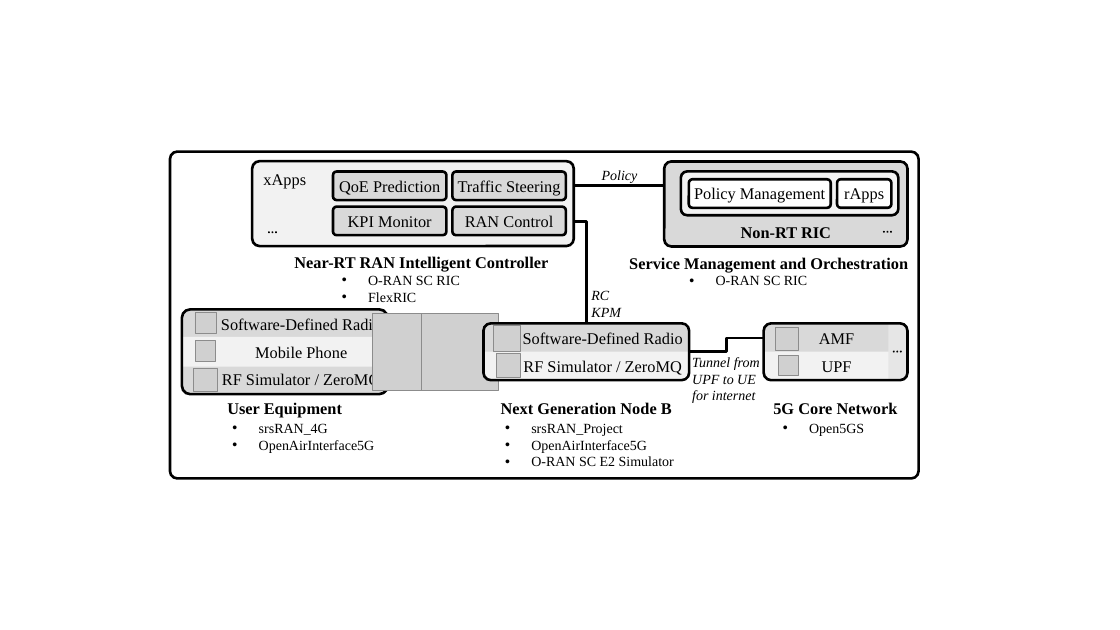
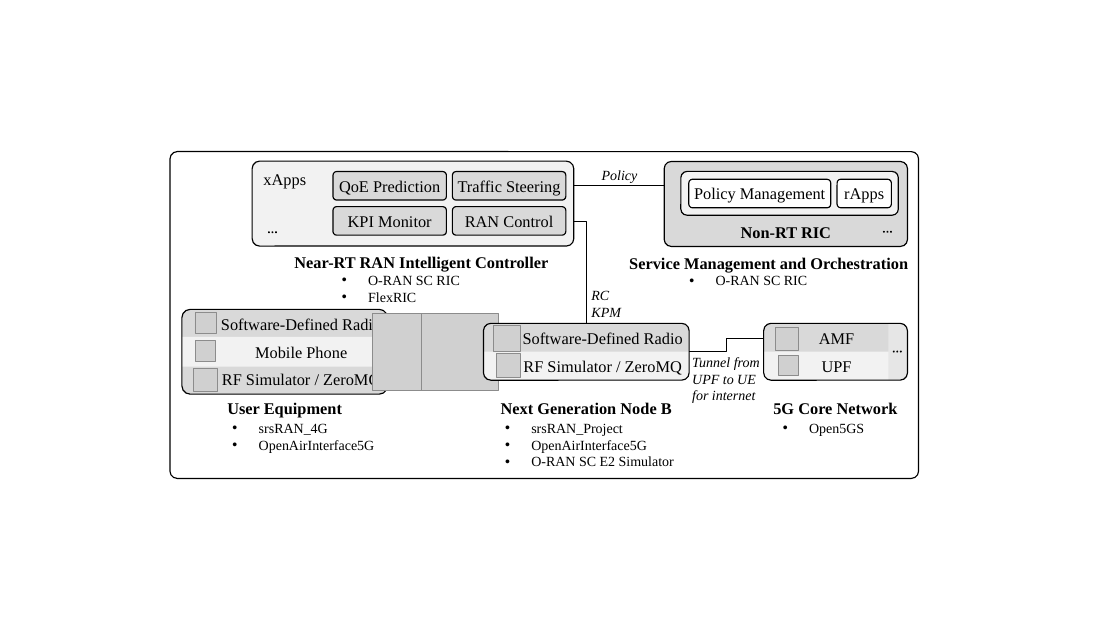
Before and after one commit to usnistgov/O-RAN-Testbed-Automation, a slide deck: slide 1 of RAN_Intelligent_Controllers/research/Diagrams.pptx. Drawn at 1120x630 pixels with LibreOffice and Linux fonts; fonts in the diff are those of the drawing; grey boxes stand for pictures. Boxes give left, top, right and bottom in pixels: in the first picture for what was removed or moved away, otherwise in the second. Text is boxed around its words. In the diff, an @@ line names an element or a change of style, - is before the commit and + after.

```diff
--- a/RAN_Intelligent_Controllers/research/Diagrams.pptx
+++ b/RAN_Intelligent_Controllers/research/Diagrams.pptx
@@ outline #000000 2.25 pt to #000000 1 pt in 13 elements at (x1=665, y1=161, x2=908, y2=246), (x1=681, y1=171, x2=899, y2=215), (x1=170, y1=151, x2=918, y2=478), (x1=182, y1=309, x2=388, y2=394), (x1=484, y1=323, x2=690, y2=381), (x1=764, y1=323, x2=907, y2=381), (x1=252, y1=161, x2=574, y2=246), (x1=333, y1=207, x2=446, y2=235), (x1=453, y1=171, x2=566, y2=200), (x1=333, y1=171, x2=446, y2=200), (x1=453, y1=207, x2=566, y2=235), (x1=838, y1=179, x2=892, y2=208), (x1=689, y1=179, x2=831, y2=208) @@
@@ elbow line (689, 352) - (764, 339): stroke #000000 2.25 pt to #000000 1 pt @@
```
Also in this commit, not shown: 3 slides added, 18 other files.
